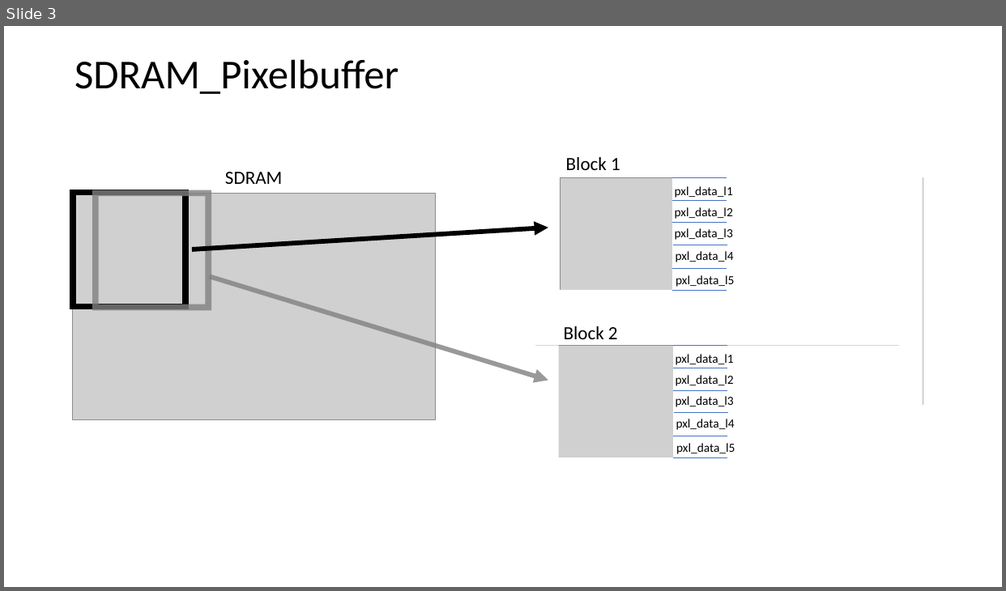
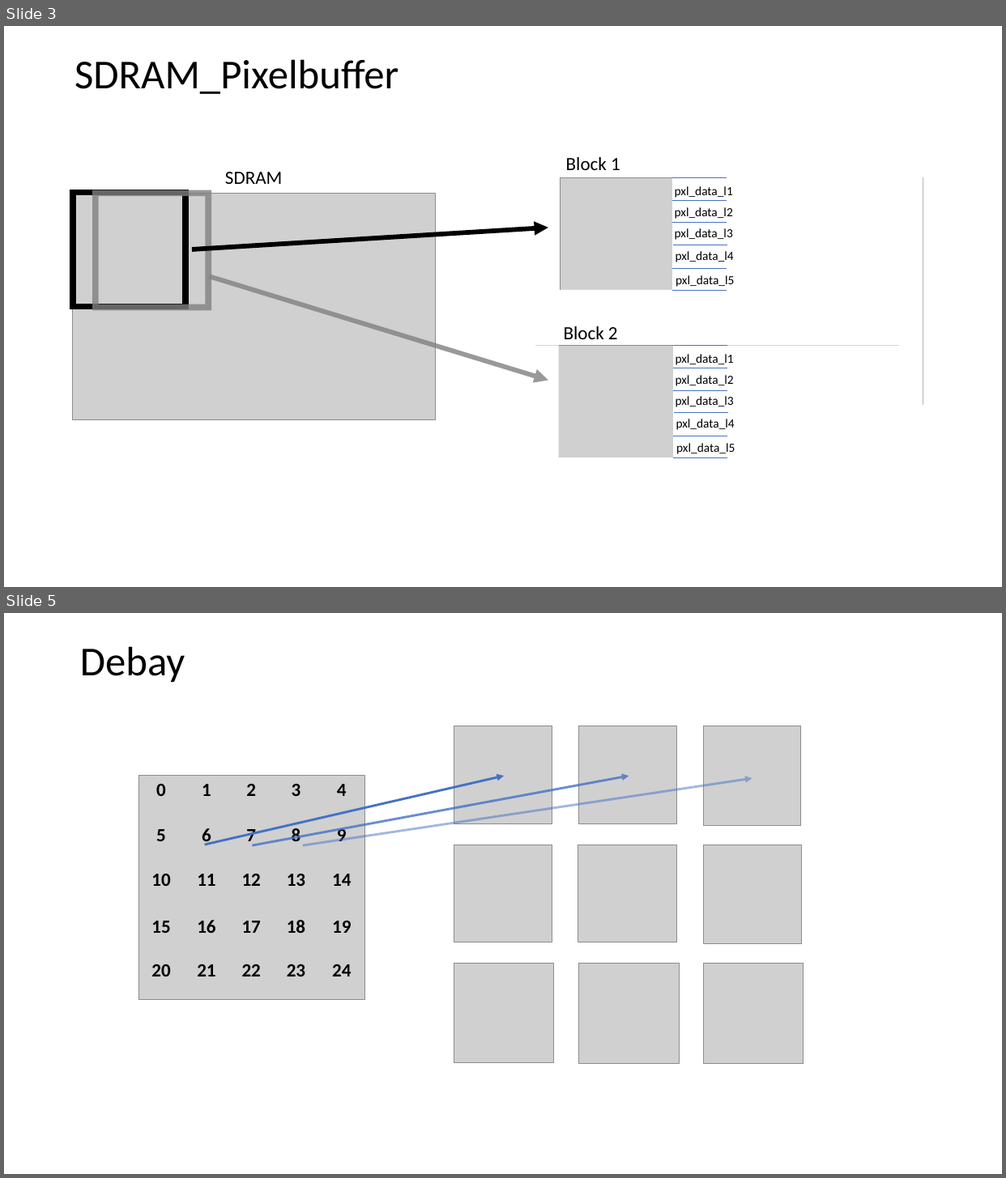
Before and after one commit to Chriss95De/Bachelors-Thesis-VHDL-Pattern-Detection, a slide deck: Dokumentation/Stand Oster/BayerPatternVearbeitung/Grafiken.pptx. Shown one above the other, each under a label of ours: slide 3 before the commit, slides 3 and 5 after it; the slides between them are not shown. The pictures are 1006x591 and 1006x1178 pixels, drawn with LibreOffice and Linux fonts; fonts in the diff are those of the drawing; grey boxes stand for pictures. Boxes give left, top, right and bottom in pixels: in the first picture for what was removed or moved away, otherwise in the second. Text is boxed around its words. In the diff, an @@ line names an element or a change of style, - is before the commit and + after.

```diff
--- a/Dokumentation/Stand Oster/BayerPatternVearbeitung/Grafiken.pptx
+++ b/Dokumentation/Stand Oster/BayerPatternVearbeitung/Grafiken.pptx
@@ slide 5 added at <box>4,613,1002,1174</box>, background #FFFFFF @@
@@ title added at <box>80,646,185,683</box>, 39.6 pt, text #000000 @@
+Debay
@@ picture added at <box>454,726,552,824</box> @@
@@ picture added at <box>579,726,677,824</box> @@
@@ picture added at <box>703,726,801,825</box> @@
@@ picture added at <box>138,775,364,999</box> @@
@@ table added at <box>138,775,364,1007</box>, 5 rows, 5 columns @@
+0 | 1 | 2 | 3 | 4
+5 | 6 | 7 | 8 | 9
+10 | 11 | 12 | 13 | 14
+15 | 16 | 17 | 18 | 19
+20 | 21 | 22 | 23 | 24
@@ arrow added from (205, 845) to (504, 776), #4472C4 2.25 pt @@
@@ arrow added from (253, 845) to (629, 776), #4472C4 2.25 pt @@
@@ arrow added from (303, 845) to (752, 778), #4472C4 2.25 pt @@
@@ picture added at <box>454,845,552,943</box> @@
@@ picture added at <box>578,845,677,943</box> @@
@@ picture added at <box>703,845,802,944</box> @@
@@ picture added at <box>454,964,554,1063</box> @@
@@ picture added at <box>579,964,680,1063</box> @@
@@ picture added at <box>703,964,803,1063</box> @@
```
Also in this commit, not shown: 1 slide changed, 2 other slides added, 7 other files.
